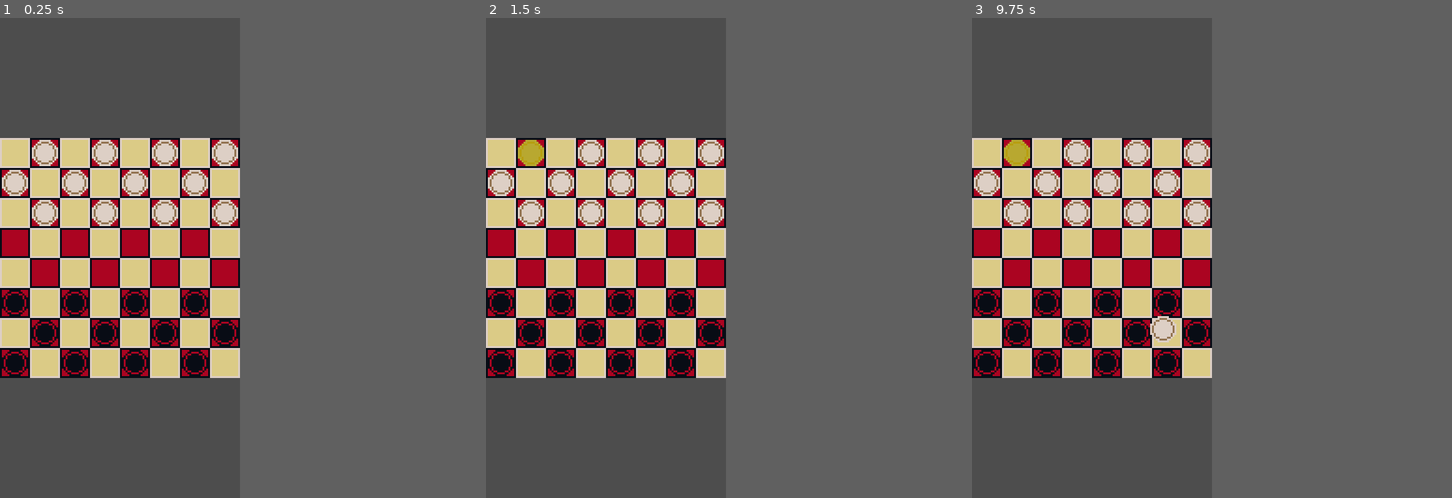
Above: before the commit, frames 1-3 (left to right).
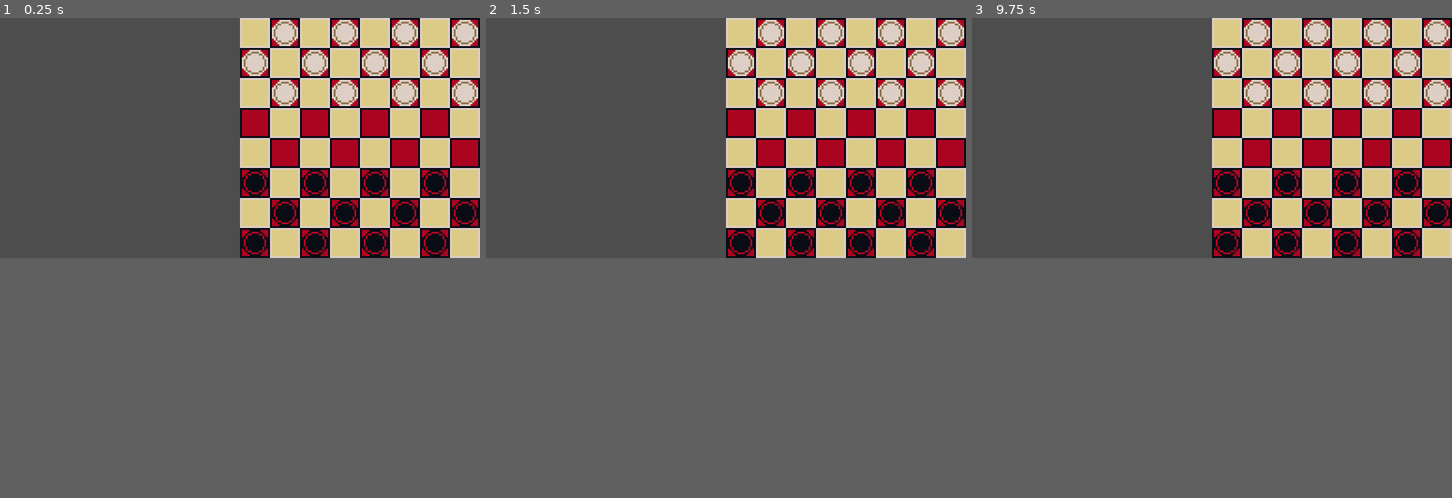
Above: after the commit, the same moments.

Repository: k4gi/boardplayer
Game: Godot game, scene res://CheckersGame.tscn
Same seed, same stepped clock (60 frames per second), same inputs: the game is played once before the commit and once after it.
Inputs (mouse positions are in pixels of both pictures, inside the frame that each line leads up to):
- Up to frame 1 (0.25 s): no input
- Up to frame 2 (1.5 s): tap Enter at 0.5 s; move the mouse to (529, 152) at 0.52 s; click (529, 152) at 0.67 s; tap Space at 1.25 s; move the mouse to (591, 152) at 1.27 s; click (591, 152) at 1.42 s
- Up to frame 3 (9.75 s): tap Enter at 2, 3.5 s; move the mouse to (1135, 152) at 2.02 s; click (1135, 152) at 2.17 s; tap Space at 2.75, 4.25 s; move the mouse to (1197, 152) at 2.77 s; click (1197, 152) at 2.92 s; move the mouse to (986, 181) at 3.52 s; click (986, 181) at 3.67 s; move the mouse to (1048, 181) at 4.27 s; click (1048, 181) at 4.42 s; move the mouse to (1106, 181) at 5.02 s; click (1106, 181) at 5.17 s; move the mouse to (1168, 181) at 5.77 s; click (1168, 181) at 5.92 s; move the mouse to (1015, 214) at 6.52 s; click (1015, 214) at 6.67 s; move the mouse to (1077, 214) at 7.27 s; click (1077, 214) at 7.42 s; move the mouse to (1135, 214) at 8.02 s; click (1135, 214) at 8.17 s; move the mouse to (1197, 214) at 8.77 s; click (1197, 214) at 8.92 s; move the mouse to (1164, 330) at 9.52 s; click (1164, 330) at 9.67 s
In our replay, the window is 384x768 before the commit and 768x384 after it. These sizes can differ from the game's own. Grey fills any space a smaller window leaves; there, only what the larger window draws over its background counts as a difference.

The runs differ from the first frame. In frame 1, 40% of the frame differs, in the area x 0-100%, y 0-75%; in frame 2, 40%; in frame 3, 40%.

Commit message:
idk what's changed

Diff:
--- a/CheckersGame.gd
+++ b/CheckersGame.gd
@@ -44,6 +44,8 @@
 		"black":
 			new_piece.set_texture( BLACK_PIECE )
 			$Board/Pieces/BlackPieces.add_child(new_piece)
+		_:
+			print("spawn_piece failed!")
 
 
 func _process(_delta):
@@ -65,7 +67,13 @@
 
 
 func place_highlights():
-	pass
+	var starting_spot = $Board.local_to_map(carried_piece.get_position())
+	if carried_piece.get("can_move").has("up"):
+		var target_row = starting_spot.y-1
+		while target_row >= 0:
+			target_row -= 1
+	if carried_piece.get("can_move").has("down"):
+		pass
 
 
 func spawn_highlight(pos: Vector2, type="move"):
--- a/CheckersGame.tscn
+++ b/CheckersGame.tscn
@@ -17,7 +17,7 @@
 script = ExtResource("1_fpw4d")
 
 [node name="Board" type="TileMap" parent="."]
-position = Vector2(0, 64)
+position = Vector2(128, 0)
 tile_set = SubResource("TileSet_podp4")
 format = 2
 layer_0/tile_data = PackedInt32Array(0, 1, 0, 2, 1, 0, 4, 1, 0, 6, 1, 0, 131072, 1, 0, 262144, 1, 0, 393216, 1, 0, 3932 …(893 unchanged characters)…
--- a/MoveHighlight.gd
+++ b/MoveHighlight.gd
@@ -5,6 +5,7 @@
 
 
 var is_action = true
+var is_jump = false
 
 
 func _on_move_highlight_input_event(viewport, event, shape_idx):
--- a/project.godot
+++ b/project.godot
@@ -17,8 +17,8 @@
 
 [display]
 
-window/size/viewport_width=128
-window/size/viewport_height=256
+window/size/viewport_width=256
+window/size/viewport_height=128
 window/stretch/mode="viewport"
 
 [rendering]
